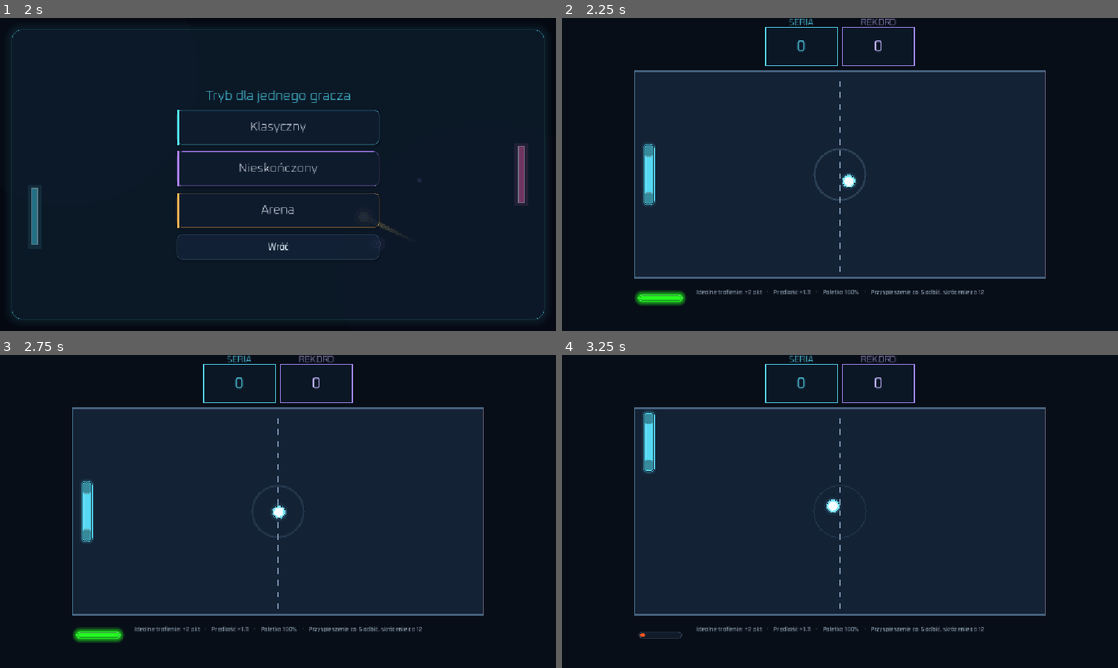
Above: before the commit, frames 1-4 (two rows, left to right).
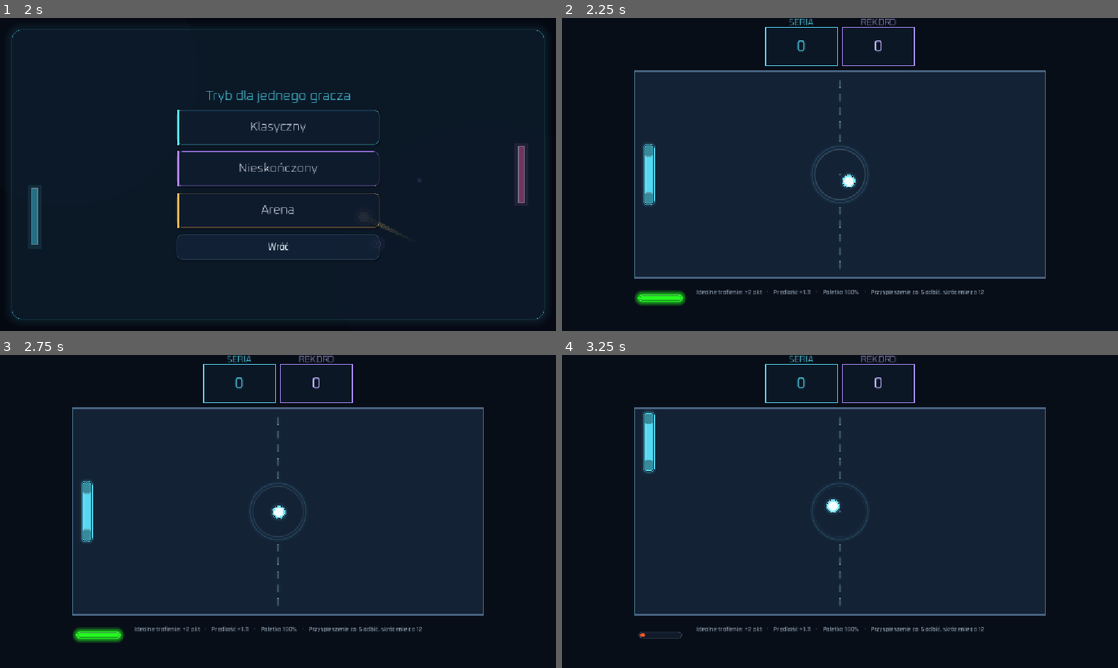
Above: after the commit, the same moments.

Repository: RafalWasaznik/GraPong
Game: Godot game, scene res://menu.tscn
Same seed, same stepped clock (60 frames per second), same inputs: the game is played once before the commit and once after it.
Inputs (mouse positions are in pixels of both pictures, inside the frame that each line leads up to):
- Up to frame 1 (2 s): click "Graj" at 0.5 s; click "1 GRACZ" at 1.25 s
- Up to frame 2 (2.25 s): click "Nieskończony" at 2 s
- Up to frame 3 (2.75 s): no input
- Up to frame 4 (3.25 s): tap Enter (dash_gracza_2) at 2.75 s; move the mouse to (962, 495) at 2.77 s; tap Space (dash_gracza_1) at 2.85 s

Frame 1 is identical in both runs. In frame 2, 0.2% of the frame differs, in the area x 45-55%, y 19-82%; in frame 3, 0.2%; in frame 4, 0.2%.

Commit message:
ikona, małe usprawnienia

Diff:
--- a/arena_manager.gd
+++ b/arena_manager.gd
@@ -18,8 +18,10 @@
 const PREDKOSC_RUCHU_BRAMKI = 1.35
 const CZAS_RUCHOMEJ_BRAMKI = 9.0
 const CZAS_POJAWIENIA_BRAMKI = 0.7
-const CZAS_ZANIKANIA_BRAMKI = 0.85
-const CZAS_WYGASZANIA_PO_PUNKCIE = 0.45
+const CZAS_ZANIKANIA_BRAMKI = 0.28
+const CZAS_WYGASZANIA_PO_PUNKCIE = 0.20
+const CZAS_ZANIKANIA_SCIANY_SRODKOWEJ = 0.38
+const CZAS_PRZYWRACANIA_PO_PUNKCIE = 0.45
 const WYSOKOSC_PODWOJNEGO_OTWORU = 104.0
 const ODSTEP_PODWOJNYCH_OTWOROW = 166.0
 const PROMIEN_SCIANY_SRODKOWEJ = 54.0
@@ -67,6 +69,8 @@
 var bramka_czas_wygaszania_docelowy = CZAS_ZANIKANIA_BRAMKI
 var wariant_bramki = ""
 var sciana_srodka: StaticBody2D
+var sciana_srodka_postep = 0.0
+var animacja_sciany_srodka: Tween
 
 
 func uruchom(gra_glowna: Node2D, zdalny: bool = false, oczekuj_na_gracza: bool = false) -> void:
@@ -145,7 +149,7 @@
 		bramka_czas_wygaszania = float(dane.get("bramka_czas_wygaszania", 0.0))
 		bramka_alfa_poczatkowa = float(dane.get("bramka_alfa_poczatkowa", bramka_postep))
 		bramka_czas_wygaszania_docelowy = float(dane.get("bramka_czas_docelowy", CZAS_ZANIKANIA_BRAMKI))
-		bramka_kolizje_wlaczone = false
+		bramka_kolizje_wlaczone = bramka_wygaszanie or bramka_postep >= 0.35
 		_ustaw_pozycje_bramki()
 	elif is_instance_valid(bramka_cialo):
 		_usun_bramke()
@@ -369,11 +373,11 @@
 	if _czy_aktywne("duza_pilka") and is_instance_valid(gra):
 		gra.call("animuj_rozmiar_pilki", 1.0, czas_animacji)
 	if _czy_aktywne("sciana_srodka"):
-		_usun_sciane_srodka()
+		_wygasz_sciane_srodka()
 	if _czy_aktywne("mocne_sciany") and is_instance_valid(gra):
 		gra.call("_odswiez_rysowanie")
 	if _czy_aktywne("ruchoma_bramka") and is_instance_valid(bramka_cialo):
-		_wygasz_bramke(CZAS_WYGASZANIA_PO_PUNKCIE if czas_animacji <= CZAS_WYGASZANIA_PO_PUNKCIE else CZAS_ZANIKANIA_BRAMKI)
+		_wygasz_bramke(CZAS_WYGASZANIA_PO_PUNKCIE if czas_animacji <= CZAS_PRZYWRACANIA_PO_PUNKCIE else CZAS_ZANIKANIA_BRAMKI)
 	if is_instance_valid(gra):
 		gra.call("_odswiez_rysowanie")
 
@@ -390,7 +394,7 @@
 func po_zdobyciu_punktu() -> void:
 	# Przerwij też zapowiedź, żeby modyfikator nie wystartował podczas nowej piłki.
 	if stan == "aktywne":
-		_przywroc_efekty_modyfikatorow(0.45)
+		_przywroc_efekty_modyfikatorow(CZAS_PRZYWRACANIA_PO_PUNKCIE)
 	_ustaw_nastepne_wydarzenie(6.0, 8.5)
 	if is_instance_valid(gra):
 		gra.call("ukryj_informacje_graczowi")
@@ -432,11 +436,7 @@
 	bramka_czas_wygaszania = 0.0
 	bramka_alfa_poczatkowa = bramka_postep
 	bramka_czas_wygaszania_docelowy = maxf(czas_wygaszania, 0.01)
-	bramka_kolizje_wlaczone = false
-	# Kolizja znika od razu, a widoczne segmenty płynnie gasną.
-	for kolizja in bramka_kolizje:
-		if is_instance_valid(kolizja):
-			kolizja.set_deferred("disabled", true)
+	# Ściana zachowuje kolizję, dopóki jest widoczna; obie znikają razem.
 
 
 func dane_bramki() -> Array[Rect2]:
@@ -630,11 +630,19 @@
 
 
 func sciana_srodka_aktywna() -> bool:
-	return stan == "aktywne" and _czy_aktywne("sciana_srodka")
+	return is_instance_valid(sciana_srodka) and sciana_srodka_postep > 0.0
+
+
+func przezroczystosc_sciany_srodka() -> float:
+	return sciana_srodka_postep
 
 
 func _utworz_sciane_srodka() -> void:
 	if is_instance_valid(sciana_srodka):
+		if is_instance_valid(animacja_sciany_srodka):
+			animacja_sciany_srodka.kill()
+		animacja_sciany_srodka = null
+		sciana_srodka_postep = 1.0
 		_aktualizuj_sciane_srodka()
 		return
 
@@ -654,6 +662,7 @@
 		kolizja.position = Vector2(cos(kat), sin(kat)) * PROMIEN_SCIANY_SRODKOWEJ
 		kolizja.rotation = kat
 		sciana_srodka.add_child(kolizja)
+	sciana_srodka_postep = 1.0
 	_aktualizuj_sciane_srodka()
 	if is_instance_valid(gra):
 		gra.call("_odswiez_rysowanie")
@@ -673,6 +682,28 @@
 	if is_instance_valid(sciana_srodka):
 		sciana_srodka.queue_free()
 	sciana_srodka = null
+	sciana_srodka_postep = 0.0
+	animacja_sciany_srodka = null
+	if is_instance_valid(gra):
+		gra.call("_odswiez_rysowanie")
+
+
+func _wygasz_sciane_srodka(czas: float = CZAS_ZANIKANIA_SCIANY_SRODKOWEJ) -> void:
+	if not is_instance_valid(sciana_srodka):
+		return
+	if is_instance_valid(animacja_sciany_srodka):
+		animacja_sciany_srodka.kill()
+	animacja_sciany_srodka = create_tween()
+	animacja_sciany_srodka.set_trans(Tween.TRANS_CUBIC)
+	animacja_sciany_srodka.set_ease(Tween.EASE_IN)
+	animacja_sciany_srodka.tween_method(_ustaw_postep_sciany_srodka, sciana_srodka_postep, 0.0, maxf(czas, 0.01))
+	animacja_sciany_srodka.tween_callback(_usun_sciane_srodka)
+
+
+func _ustaw_postep_sciany_srodka(postep: float) -> void:
+	sciana_srodka_postep = clampf(postep, 0.0, 1.0)
+	if is_instance_valid(gra):
+		gra.call("_odswiez_rysowanie")
 
 
 func zatrzymaj() -> void:
@@ -691,6 +722,8 @@
 	if _czy_aktywne("duza_pilka") and is_instance_valid(gra):
 		gra.call("animuj_rozmiar_pilki", 1.0, 0.3)
 	if _czy_aktywne("sciana_srodka"):
+		if is_instance_valid(animacja_sciany_srodka):
+			animacja_sciany_srodka.kill()
 		_usun_sciane_srodka()
 	if _czy_aktywne("ruchoma_bramka"):
 		_usun_bramke()
--- /dev/null
+++ b/assets/ikona.svg
@@ -0,0 +1,13 @@
+<svg xmlns="http://www.w3.org/2000/svg" width="512" height="512" viewBox="0 0 512 512">
+
+<defs><linearGradient id="bg" gradientTransform="rotate(135 .5 .5)"><stop stop-color="#0B1524"/><stop offset="1" stop-color="#52E4FF"/></linearGradient><filter id="shadow" x="-30%" y="-30%" width="160%" height="160%"><feDropShadow dx="0" dy="9.216" stdDeviation="22.118399999999998" flood-color="#000000" flood-opacity="0.24"/></filter></defs>
+
+
+<rect x="0" y="0" width="512" height="512" rx="143.36" fill="url(#bg)" stroke="#ffffff" stroke-width="0" filter="url(#shadow)"/>
+
+<g transform="translate(76.80000000000001 76.80000000000001) scale(14.933333333333332) rotate(0 12 12)" color="#f2fffc" fill="#f2fffc" stroke="none" stroke-width="1.8" stroke-linecap="round" stroke-linejoin="round" opacity="1"><g transform="scale(0.09375)"><path d="M24.81,115.41a103.9,103.9,0,0,1,90.6-90.65,4,4,0,0,1,4.47,3.79,87.82,87.82,0,0,1-91.27,91.33A4,4,0,0,1,24.81,115.41Zm202.54,20.7c-1.12,0-2.23-.07-3.35-.07a87.84,87.84,0,0,0-87.88,91.41,4,4,0,0,0,4.47,3.79,103.9,103.9,0,0,0,90.6-90.66A4,4,0,0,0,227.35,136.11Zm-76.89,14.35A103.33,103.33,0,0,1,224,120c1,0,2.06,0,3.09,0a4,4,0,0,0,4.12-4.43,103.91,103.91,0,0,0-90.88-90.89,4,4,0,0,0-4.43,4.12,103.72,103.72,0,0,1-30.36,76.7A103.33,103.33,0,0,1,32,136c-1,0-2.06,0-3.09,0a4,4,0,0,0-4.12,4.43,103.91,103.91,0,0,0,90.88,90.89,4,4,0,0,0,4.43-4.12A103.72,103.72,0,0,1,150.46,150.46Z"></path></g></g>
+
+
+
+
+</svg>
--- a/project.godot
+++ b/project.godot
@@ -13,7 +13,9 @@
 config/name="PongGra"
 run/main_scene="uid://o8qe4bo8u06s"
 config/features=PackedStringArray("4.7", "Mobile")
-config/icon="res://icon.svg"
+boot_splash/bg_color=Color(0.03137, 0.0549, 0.09412, 1)
+boot_splash/image="res://assets/ekran_startowy.png"
+config/icon="uid://cbij48kunqpi7"
 
 [autoload]
 
--- a/rysowanie_areny.gd
+++ b/rysowanie_areny.gd
@@ -4,7 +4,6 @@
 const KOLOR_TLA = Color("#080e18")
 const KOLOR_PLANSZY = Color("#142235")
 const KOLOR_RAMKI = Color("#46627e")
-const KOLOR_LINII = Color("#7892ad")
 const KOLOR_KARTY_WYNIKU = Color("#0b1725")
 const KOLOR_GRACZA = Color("#55d8f2")
 const KOLOR_AI = Color("#ff647a")
@@ -55,33 +54,18 @@
 		var kolor_scian = Color(1.0, 0.78, 0.3, 0.8)
 		draw_line(Vector2(Ustawienia.lewa_granica, Ustawienia.gorna_granica), Vector2(Ustawienia.prawa_granica, Ustawienia.gorna_granica), kolor_scian, 4.0)
 		draw_line(Vector2(Ustawienia.lewa_granica, Ustawienia.dolna_granica), Vector2(Ustawienia.prawa_granica, Ustawienia.dolna_granica), kolor_scian, 4.0)
-	draw_arc(
+	var sciana_srodka_aktywna = _czy_tryb_areny() and gra.arena_manager != null and gra.arena_manager.call("sciana_srodka_aktywna")
+	_rysuj_znaczniki_srodka(
 		Vector2(srodek_x, srodek_y),
-		54.0,
-		0.0,
-		TAU,
-		64,
-		Color(0.37, 0.59, 0.77, 0.17),
-		2.0
-	)
-	draw_circle(Vector2(srodek_x, srodek_y), 3.0, Color(0.45, 0.67, 0.84, 0.3))
-	var y = Ustawienia.gorna_granica + 20.0
-	var koniec_linii = Ustawienia.dolna_granica - 10.0
-	var sciana_srodka_aktywna = _czy_tryb_areny() and gra.arena_manager != null and gra.arena_manager.call("sciana_srodka_aktywna")
-	if not sciana_srodka_aktywna:
-		while y < koniec_linii:
-			draw_line(
-				Vector2(srodek_x, y),
-				Vector2(srodek_x, min(y + 12.0, koniec_linii)),
-				KOLOR_LINII,
-				3.0
-			)
-			y += 24.0
-	else:
+		Ustawienia.gorna_granica + 20.0,
+		Ustawienia.dolna_granica - 10.0
+	)
+	if sciana_srodka_aktywna:
 		var srodek = Vector2(srodek_x, srodek_y)
-		draw_arc(srodek, 54.0, 0.0, TAU, 96, Color(1.0, 0.69, 0.3, 0.14), 22.0, true)
-		draw_arc(srodek, 54.0, 0.0, TAU, 96, Color("#ffb454"), 9.0, true)
-		draw_arc(srodek, 54.0, 0.0, TAU, 96, Color("#fff2d8"), 2.0, true)
+		var alfa_sciany = float(gra.arena_manager.call("przezroczystosc_sciany_srodka"))
+		draw_arc(srodek, 54.0, 0.0, TAU, 96, Color(1.0, 0.69, 0.3, 0.14 * alfa_sciany), 22.0 * alfa_sciany, true)
+		draw_arc(srodek, 54.0, 0.0, TAU, 96, Color(1.0, 0.69, 0.3, alfa_sciany), 9.0 * alfa_sciany, true)
+		draw_arc(srodek, 54.0, 0.0, TAU, 96, Color(1.0, 0.95, 0.85, alfa_sciany), 2.0 * alfa_sciany, true)
 	_rysuj_bramke_areny()
 
 	if not gra.mecz_zakonczony:
@@ -103,6 +87,33 @@
 		elif Ustawienia.tryb == "endless":
 			_rysuj_nazwe_wyniku(karta_gracza, "SERIA", KOLOR_GRACZA)
 			_rysuj_nazwe_wyniku(karta_ai, "REKORD", Color("#c4b5fd"))
+
+
+func _rysuj_znaczniki_srodka(srodek: Vector2, gora: float, dol: float) -> void:
+	var promien_okregu = 58.0
+	var przerwa_okregu = 68.0
+	var dlugosc_segmentu = 14.0
+	var odstep_segmentow = 14.0
+	var szerokosc_poswiaty = 7.0
+	var kolor_poswiaty = Color(0.32, 0.89, 1.0, 0.045)
+	var kolor_linii = Color(0.64, 0.77, 0.87, 0.48)
+
+	for zakres in [Vector2(gora, srodek.y - przerwa_okregu), Vector2(srodek.y + przerwa_okregu, dol)]:
+		var y = zakres.x
+		while y < zakres.y:
+			var koniec = minf(y + dlugosc_segmentu, zakres.y)
+			draw_line(Vector2(srodek.x, y), Vector2(srodek.x, koniec), kolor_poswiaty, szerokosc_poswiaty, true)
+			draw_line(Vector2(srodek.x, y), Vector2(srodek.x, koniec), kolor_linii, 2.2, true)
+			draw_circle(Vector2(srodek.x, y), 1.1, kolor_linii)
+			draw_circle(Vector2(srodek.x, koniec), 1.1, kolor_linii)
+			y += dlugosc_segmentu + odstep_segmentow
+
+	# Wielowarstwowe obręcze i delikatne akcenty zastępują płaski, domyślny okrąg.
+	draw_arc(srodek, promien_okregu, 0.0, TAU, 128, Color(0.32, 0.89, 1.0, 0.035), 9.0, true)
+	draw_arc(srodek, promien_okregu, 0.0, TAU, 128, Color(0.31, 0.52, 0.68, 0.30), 1.8, true)
+	draw_arc(srodek, promien_okregu - 6.0, 0.0, TAU, 128, Color(0.31, 0.52, 0.68, 0.10), 1.0, true)
+	draw_circle(srodek, 4.0, Color(0.32, 0.89, 1.0, 0.045))
+	draw_circle(srodek, 1.7, Color(0.69, 0.86, 0.96, 0.34))
 
 
 func _rysuj_gumowe_sciany() -> void:
Binary file added: assets/ekran_startowy.png
Not shown, added: assets/ekran_startowy.png.import
Not shown, added: assets/ikona.svg.import
Binary file added: assets/ikonka.png
Not shown, added: assets/ikonka.png.import
Not shown, changed: export_presets.cfg
